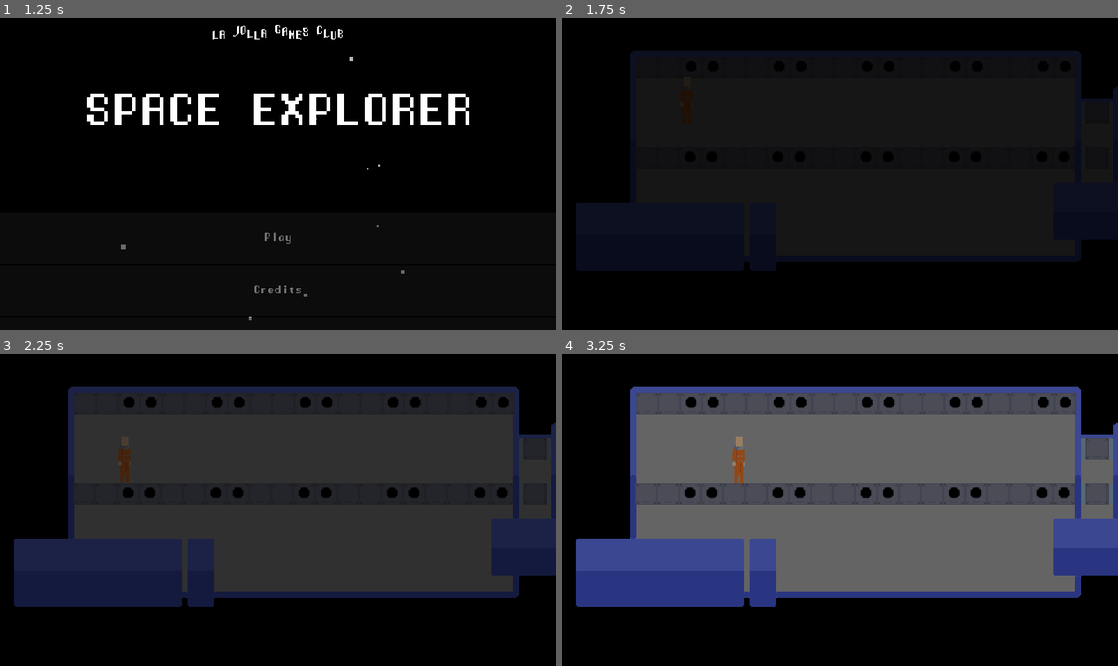
Above: before the commit, frames 1-4 (two rows, left to right).
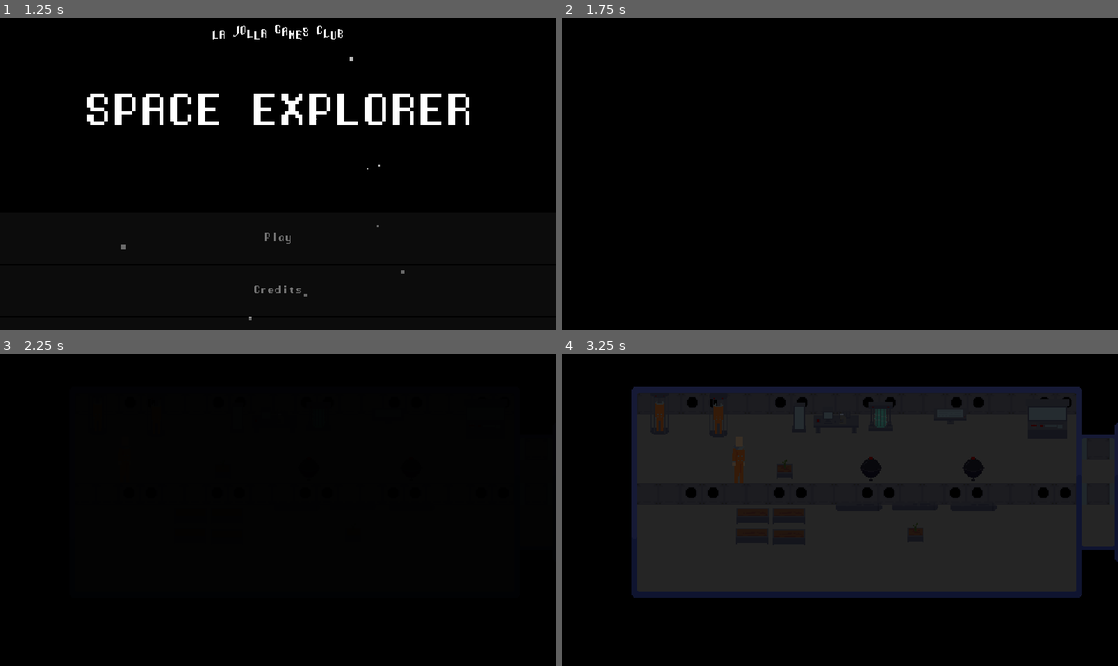
Above: after the commit, the same moments.

Repository: lajollagamesclub/week-135
Game: Godot game, scene res://TitleScreen.tscn
The game is run twice, just before and just after one commit, with the same random seed, the same clock (stepped at 60 frames per second) and the same inputs.
Inputs:
- Up to frame 1 (1.25 s): hold D (g_right) from 0.53 s (still down); hold Space (g_next_dialog) from 0.53 s (still down)
- Up to frame 2 (1.75 s): release D (g_right) at 1.25 s; release Space (g_next_dialog) at 1.25 s; click "Play" at 1.25 s
- Up to frame 3 (2.25 s): hold S (g_down) from 2.03 s (still down); tap Space (g_next_dialog) at 2.1 s
- Up to frame 4 (3.25 s): release S (g_down) at 2.78 s; hold D (g_right) from 2.78 s (still down); hold Space (g_next_dialog) from 2.78 s (still down)

Frame 1 is identical in both runs. In frame 2, 14% of the frame differs, in the area x 2-100%, y 10-82%; in frame 3, 60%; in frame 4, 60%.

Commit message:
Add ship fg and better decorations

Diff:
--- a/src/Game.tscn
+++ b/src/Game.tscn
@@ -6,6 +6,22 @@
 [ext_resource path="res://player.png" type="Texture" id=4]
 [ext_resource path="res://ship.png" type="Texture" id=5]
 [ext_resource path="res://FadeIn.gd" type="Script" id=6]
+[ext_resource path="res://decorations/SuitRack.tscn" type="PackedScene" id=7]
+[ext_resource path="res://decorations/FullGrowBed.tscn" type="PackedScene" id=8]
+[ext_resource path="res://decorations/Growbed.tscn" type="PackedScene" id=9]
+[ext_resource path="res://decorations/LargeConsole.tscn" type="PackedScene" id=10]
+[ext_resource path="res://decorations/Mirror.tscn" type="PackedScene" id=11]
+[ext_resource path="res://decorations/WorkStation.tscn" type="PackedScene" id=12]
+[ext_resource path="res://decorations/SmallConsole.tscn" type="PackedScene" id=13]
+[ext_resource path="res://decorations/ContainmentCell.tscn" type="PackedScene" id=14]
+[ext_resource path="res://decorations/Projector.tscn" type="PackedScene" id=15]
+[ext_resource path="res://decorations/ServerBox.tscn" type="PackedScene" id=16]
+[ext_resource path="res://decorations/Capsule.tscn" type="PackedScene" id=17]
+[ext_resource path="res://cockpit.png" type="Texture" id=18]
+[ext_resource path="res://ship-fg.png" type="Texture" id=19]
+
+[sub_resource type="RectangleShape2D" id=7]
+extents = Vector2( 72.2982, 74.0506 )
 
 [sub_resource type="RectangleShape2D" id=1]
 extents = Vector2( 15.9749, 33.994 )
@@ -66,7 +82,7 @@
 tracks/1/enabled = true
 tracks/1/keys = {
 "times": PoolRealArray( 0, 3 ),
-"transitions": PoolRealArray( 1, 1 ),
+"transitions": PoolRealArray( 3.24901, 1 ),
 "update": 0,
 "values": [ Color( 0, 0, 0, 1 ), Color( 1, 1, 1, 1 ) ]
 }
@@ -89,9 +105,84 @@
 [node name="RightMiddleWall" type="CollisionPolygon2D" parent="Ship"]
 polygon = PoolVector2Array( 2608.35, 447.484, 2607.45, 522.392, 3145.34, 523.294, 3147.15, 446.582 )
 
+[node name="Buttom" type="CollisionPolygon2D" parent="Ship"]
+polygon = PoolVector2Array( 257.262, 525.133, 255.504, 822.249, 1769.21, 825.765, 1773.99, 666.676, 1921.71, 665.168, 1923.92, 720.28, 3175.68, 715.006, 3170.4, 518.101, 3149.3, 519.859, 3149.3, 491.73, 3193.26, 482.939, 3230.18, 802.91, 1728.78, 975.202, 113.1, 924.217, 178.149, 504.036 )
+
 [node name="Decorations" type="Node2D" parent="."]
 
-[node name="Player" type="KinematicBody2D" parent="."]
+[node name="SuitRack" parent="Decorations" instance=ExtResource( 7 )]
+position = Vector2( 337.666, 205.93 )
+
+[node name="Growbed" parent="Decorations" instance=ExtResource( 9 )]
+position = Vector2( 659.267, 556.014 )
+
+[node name="Growbed2" parent="Decorations" instance=ExtResource( 9 )]
+position = Vector2( 783.027, 556.014 )
+
+[node name="LargeConsole" parent="Decorations" instance=ExtResource( 10 )]
+position = Vector2( 1676.32, 227.573 )
+
+[node name="SuitRack2" parent="Decorations" instance=ExtResource( 7 )]
+position = Vector2( 540.267, 213.293 )
+
+[node name="Growbed3" parent="Decorations" instance=ExtResource( 9 )]
+position = Vector2( 783.027, 629 )
+
+[node name="FullGrowBed" parent="Decorations" instance=ExtResource( 8 )]
+position = Vector2( 768.747, 400.52 )
+
+[node name="WorkStation" parent="Decorations" instance=ExtResource( 12 )]
+position = Vector2( 946.454, 230.747 )
+
+[node name="Mirror" parent="Decorations" instance=ExtResource( 11 )]
+position = Vector2( 819.52, 221.227 )
+
+[node name="ContainmentCell" parent="Decorations" instance=ExtResource( 14 )]
+position = Vector2( 1100.36, 218.053 )
+
+[node name="Projector" parent="Decorations" instance=ExtResource( 15 )]
+position = Vector2( 1068.63, 400.437 )
+
+[node name="Projector2" parent="Decorations" instance=ExtResource( 15 )]
+position = Vector2( 1422.45, 400.437 )
+
+[node name="SmallConsole" parent="Decorations" instance=ExtResource( 13 )]
+position = Vector2( 1340.78, 217.886 )
+
+[node name="Capsule" parent="Decorations" instance=ExtResource( 17 )]
+position = Vector2( 1219.36, 529.04 )
+
+[node name="Capsule2" parent="Decorations" instance=ExtResource( 17 )]
+position = Vector2( 1422.45, 530.627 )
+
+[node name="Capsule3" parent="Decorations" instance=ExtResource( 17 )]
+position = Vector2( 1025.79, 530.627 )
+
+[node name="ServerBox" parent="Decorations" instance=ExtResource( 16 )]
+position = Vector2( 3051.96, 356.094 )
+
+[node name="Growbed4" parent="Decorations" instance=ExtResource( 9 )]
+position = Vector2( 656.094, 625.827 )
+
+[node name="FullGrowBed2" parent="Decorations" instance=ExtResource( 8 )]
+position = Vector2( 1220.95, 619.48 )
+
+[node name="CockPit" type="Area2D" parent="."]
+position = Vector2( 3056.43, 592.195 )
+__meta__ = {
+"_edit_group_": true
+}
+
+[node name="Sprite" type="Sprite" parent="CockPit"]
+scale = Vector2( 4, 4 )
+texture = ExtResource( 18 )
+
+[node name="CollisionShape2D" type="CollisionShape2D" parent="CockPit"]
+shape = SubResource( 7 )
+
+[node name="Player" type="KinematicBody2D" parent="." groups=[
+"player",
+]]
 position = Vector2( 430.911, 285.126 )
 script = ExtResource( 1 )
 __meta__ = {
@@ -113,6 +204,11 @@
 [node name="CollisionShape2D" type="CollisionShape2D" parent="Player"]
 position = Vector2( -0.0471191, 48.0637 )
 shape = SubResource( 1 )
+
+[node name="ShipFG" type="Sprite" parent="."]
+scale = Vector2( 4, 4 )
+texture = ExtResource( 19 )
+centered = false
 
 [node name="UI" type="CanvasLayer" parent="."]
 
@@ -127,7 +223,6 @@
 __meta__ = {
 "_edit_use_anchors_": false
 }
-text_queue = [ "SHIP POWERED ON", "OPERATION STATUS: DORMANT", "SYSTEMS REQUIRE ACTIVATION" ]
 
 [node name="TextBoxAnimationPlayer" type="AnimationPlayer" parent="UI/TextBox"]
 root_node = NodePath("../..")
--- /dev/null
+++ b/src/decorations/ActivationArea.gd
@@ -0,0 +1,9 @@
+extends Area2D
+
+func _ready():
+	$CollisionShape2D.shape.extents = get_parent().region_rect.size/2.0
+
+
+func _on_ActivationArea_body_entered(body):
+	if body.is_in_group("player") and get_parent().activatable:
+		get_parent().activated = true
--- a/src/decorations/DecorationSpriteBase.gd
+++ b/src/decorations/DecorationSpriteBase.gd
@@ -1,4 +1,10 @@
 extends Sprite
+
+export var activatable: bool = true
+
+func _ready():
+	if activatable:
+		add_to_group("activatable")
 
 var destroyed: bool = false setget set_destroyed
 var activated: bool = false setget set_activated
--- a/src/decorations/DecorationSpriteBase.tscn
+++ b/src/decorations/DecorationSpriteBase.tscn
@@ -1,7 +1,11 @@
-[gd_scene load_steps=3 format=2]
+[gd_scene load_steps=5 format=2]
 
 [ext_resource path="res://decorations-and-gibs.png" type="Texture" id=1]
 [ext_resource path="res://decorations/DecorationSpriteBase.gd" type="Script" id=2]
+[ext_resource path="res://decorations/ActivationArea.gd" type="Script" id=3]
+
+[sub_resource type="RectangleShape2D" id=1]
+extents = Vector2( 15, 10 )
 
 [node name="DecorationSpriteBase" type="Sprite"]
 scale = Vector2( 4, 4 )
@@ -15,3 +19,10 @@
 texture = ExtResource( 1 )
 region_enabled = true
 region_rect = Rect2( 127, 93, 31, 16 )
+
+[node name="ActivationArea" type="Area2D" parent="."]
+script = ExtResource( 3 )
+
+[node name="CollisionShape2D" type="CollisionShape2D" parent="ActivationArea"]
+shape = SubResource( 1 )
+[connection signal="body_entered" from="ActivationArea" to="ActivationArea" method="_on_ActivationArea_body_entered"]
--- a/src/decorations/FullGrowBed.tscn
+++ b/src/decorations/FullGrowBed.tscn
@@ -4,6 +4,7 @@
 
 [node name="FullGrowBed" instance=ExtResource( 1 )]
 region_rect = Rect2( 69, 23, 14, 17 )
+activatable = false
 
 [node name="Destroyed" parent="." index="0"]
 region_rect = Rect2( 68, 89, 16, 18 )
--- a/src/decorations/Growbed.tscn
+++ b/src/decorations/Growbed.tscn
@@ -3,3 +3,4 @@
 [ext_resource path="res://decorations/DecorationSpriteBase.tscn" type="PackedScene" id=1]
 
 [node name="Growbed" instance=ExtResource( 1 )]
+activatable = true
--- a/src/decorations/LargeConsole.tscn
+++ b/src/decorations/LargeConsole.tscn
@@ -4,6 +4,7 @@
 
 [node name="LargeConsole" instance=ExtResource( 1 )]
 region_rect = Rect2( 8, 7, 38, 34 )
+activatable = true
 
 [node name="Destroyed" parent="." index="0"]
 region_rect = Rect2( 7, 73, 38, 34 )
--- a/src/decorations/Mirror.tscn
+++ b/src/decorations/Mirror.tscn
@@ -4,6 +4,7 @@
 
 [node name="Mirror" instance=ExtResource( 1 )]
 region_rect = Rect2( 162, 16, 12, 26 )
+activatable = false
 
 [node name="Destroyed" parent="." index="0"]
 region_rect = Rect2( 161, 82, 12, 26 )
Not shown: 1 places in src/Game.tscn that only renumber resources
Binary file added: src/cockpit.png
Not shown, added: src/cockpit.png.import
Binary file added: src/ship-fg.png
Not shown, added: src/ship-fg.png.import
Binary file changed: src/ship.png
